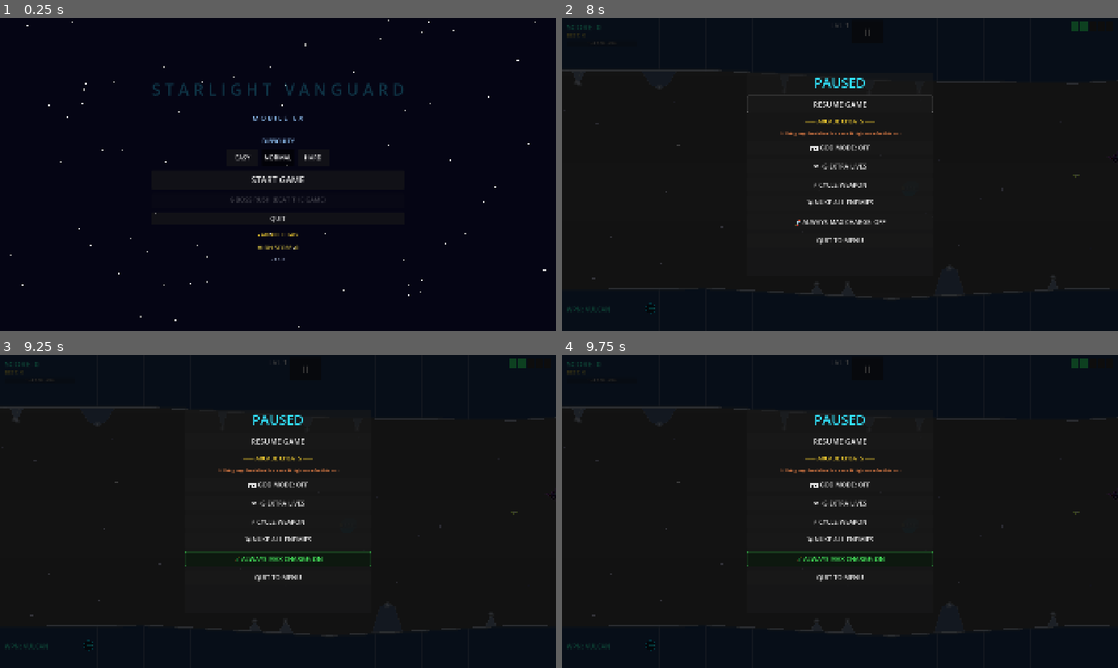
Above: before the commit, frames 1-4 (two rows, left to right).
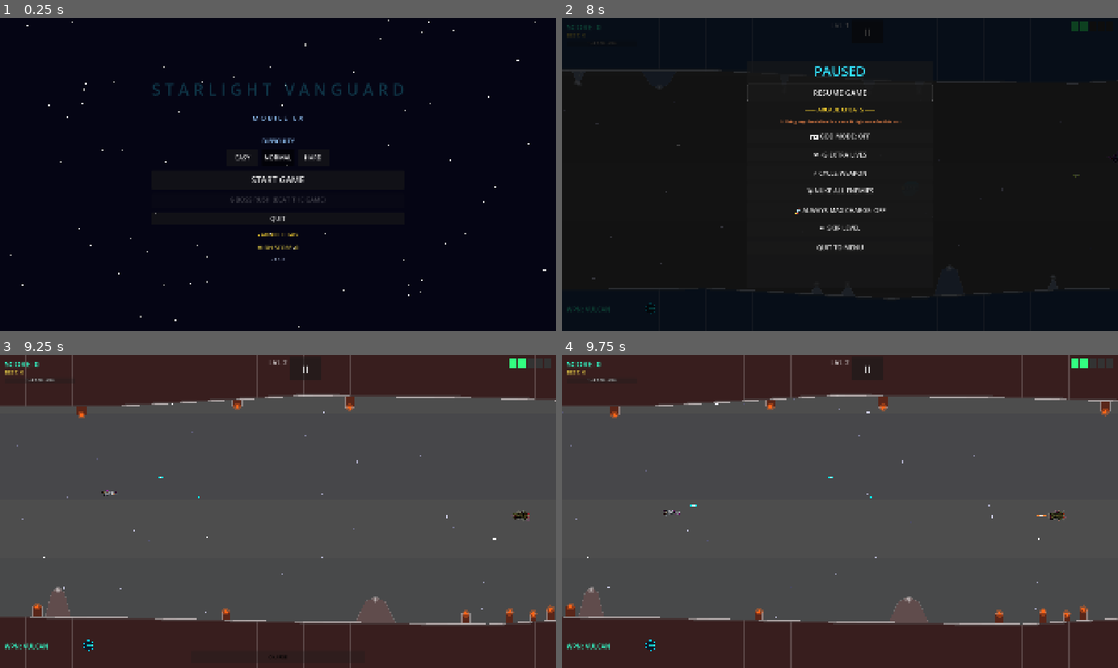
Above: after the commit, the same moments.

Repository: b6-stack/rtype-game
Game: Godot game, scene res://scenes/main_menu/MainMenu.tscn
The game is run twice, just before and just after one commit, with the same random seed, the same clock (stepped at 60 frames per second) and the same inputs.
Inputs (mouse positions are in pixels of both pictures, inside the frame that each line leads up to):
- Up to frame 1 (0.25 s): no input
- Up to frame 2 (8 s): click "EASY" at 0.5 s; click "EASY" at 1.25 s; click "NORMAL" at 2 s; click "NORMAL" at 2.75 s; click "START GAME" at 3.5 s; tap Enter at 4.25 s; move the mouse to (962, 158) at 4.27 s; hold D (move_right) 4.28-5 s; tap Z (charge) at 4.35, 5.85, 7.35 s; click (962, 158) at 4.42 s; drag from (728, 190) to (1079, 187) at 5.02 s; move the mouse to (895, 105) at 5.77 s; hold D (move_right) 5.78-6.5 s; drag from (812, 237) to (945, 187) at 6.52 s; move the mouse to (1006, 221) at 7.27 s; hold A (move_left) from 7.28 s (still down); tap Escape (pause_game) at 7.9 s
- Up to frame 3 (9.25 s): release A (move_left) at 8 s; click (278, 564) at 8 s, where only the run after the commit has a clickable "⏭ SKIP LEVEL"; drag from (111, 464) to (555, 495) at 8.77 s
- Up to frame 4 (9.75 s): move the mouse to (867, 511) at 9.52 s; hold S (move_down) from 9.53 s (still down); tap Z (charge) at 9.6 s; click (867, 511) at 9.67 s

The runs differ from the first frame. In frame 2, 2.5% of the frame differs, in the area x 33-67%, y 15-75%; in frame 3, 99%; in frame 4, 99%, in the area x 0-100%, y 0-100%.

Commit message:
Add a proper main menu theme and a Skip Level pause-menu cheat
Main menu music: the menu was silent (by original design, but never
requested to stay that way). Added a purpose-built theme distinct from
the sparser in-game loop engine — a full 8s Am-F-C-G (i-VI-III-VII)
chord progression with sub-bass drone, driving pulse, 16th-note
arpeggio, a repeating 4-note melodic hook, and light percussion, so it
reads as an actual tune rather than a cycling arpeggio. Wired into
MainMenu._ready() via AudioManager.play_menu_music().

Skip Level: new pause-menu cheat button that calls
GameState.advance_level() directly (after marking cheats used, same
as the other one-shot cheats). Works whether mid-level or mid-boss-
fight since the whole Game scene reloads on level transition anyway.

Co-Authored-By: Claude Sonnet 5 <noreply@anthropic.com>

Diff:
--- a/autoloads/AudioManager.gd
+++ b/autoloads/AudioManager.gd
@@ -28,6 +28,7 @@
 var _level_tracks: Dictionary = {}
 var _boss_music_tracks: Dictionary = {}
 var _victory_music_track: AudioStreamWAV = null
+var _menu_music_track: AudioStreamWAV = null
 var _current_level_music: int = -1
 var _current_boss_music_index: int = -1
 var _is_boss_music: bool = false
@@ -102,6 +103,21 @@
 		_music_player.volume_db = _vol_db(music_volume, music_muted)
 		_music_player.play()
 
+## Main menu theme — a fuller, multi-layered piece (chord progression +
+## arpeggio + a repeating melodic hook + sub-bass + percussion) rather
+## than reusing the sparser in-game loop engine, since it's the game's
+## first impression.
+func play_menu_music() -> void:
+	_current_level_music = -1
+	_is_boss_music = false
+	if music_muted:
+		return
+	var stream: AudioStreamWAV = _get_or_create_menu_theme_track()
+	if stream:
+		_music_player.stream = stream
+		_music_player.volume_db = _vol_db(music_volume, music_muted)
+		_music_player.play()
+
 ## Triumphant looping fanfare for the win screen.
 func play_victory_music() -> void:
 	_current_level_music = -1
@@ -280,6 +296,61 @@
 	)
 	_boss_music_tracks[idx] = track
 	return track
+
+func _get_or_create_menu_theme_track() -> AudioStreamWAV:
+	if _menu_music_track != null:
+		return _menu_music_track
+
+	const RATE: int = 22050
+	const CHORD_DUR: float = 2.0
+	const DURATION: float = CHORD_DUR * 4.0  # full i-VI-III-VII progression, 8s
+	var sample_count: int = int(RATE * DURATION)
+
+	# Am - F - C - G (i - VI - III - VII): a driving, heroic progression —
+	# common in synthwave/anthem game themes, fitting "Starlight Vanguard".
+	var chord_roots: Array[float] = [220.00, 174.61, 261.63, 196.00]
+	var chord_thirds: Array[float] = [1.2, 1.25, 1.25, 1.25]  # minor, major, major, major
+
+	# 4-note hook motif per chord (fifth-third-root-third) — a held,
+	# recognizable melodic line layered over the arpeggio wash rather than
+	# just cycling through chord tones uniformly.
+	var hook_pattern: Array[float] = [1.5, 1.2, 1.0, 1.2]
+	const HOOK_NOTE_DUR: float = 0.5
+
+	_menu_music_track = _create_wav(sample_count, RATE, true, func(_i: int, t: float, _total: float) -> float:
+		var chord_idx: int = int(t / CHORD_DUR) % 4
+		var chord_t: float = fmod(t, CHORD_DUR)
+		var root: float = chord_roots[chord_idx]
+		var third: float = chord_thirds[chord_idx]
+
+		# Sub-bass drone + driving 8th-note pulse for low-end weight/drive.
+		var sub: float = sin(TAU * root * 0.25 * t) * 0.20
+		var pulse_step: int = int(t / 0.25)
+		var pulse_freq: float = root * 0.5 * (1.0 if pulse_step % 2 == 0 else 1.5)
+		var pulse: float = (0.15 if sin(TAU * pulse_freq * t) > 0.0 else -0.15)
+
+		# 16th-note arpeggio through the triad, one octave up, with a
+		# bright octave-up sparkle layer.
+		var arp_ratios: Array = [1.0, third, 1.5, third]
+		var arp_step: int = int(t / 0.125)
+		var arp_freq: float = root * 2.0 * float(arp_ratios[arp_step % arp_ratios.size()])
+		var arp: float = sin(TAU * arp_freq * t) * 0.15
+		arp += sin(TAU * arp_freq * 2.0 * t) * 0.05
+
+		# Melodic hook — slower, held notes so it reads as an actual tune.
+		var hook_idx: int = int(chord_t / HOOK_NOTE_DUR) % hook_pattern.size()
+		var hook_freq: float = root * 2.0 * float(hook_pattern[hook_idx])
+		var hook_local_t: float = fmod(chord_t, HOOK_NOTE_DUR)
+		var hook_env: float = 1.0 - pow(hook_local_t / HOOK_NOTE_DUR, 2.0) * 0.4
+		var hook: float = sin(TAU * hook_freq * t) * 0.22 * hook_env
+
+		# Light rhythmic percussion accent on the beat.
+		var perc_step: float = fmod(t, 0.25)
+		var perc: float = (randf_range(-0.10, 0.10) if perc_step < 0.015 else 0.0)
+
+		return clampf(sub + pulse + arp + hook + perc, -0.9, 0.9)
+	)
+	return _menu_music_track
 
 func _get_or_create_victory_track() -> AudioStreamWAV:
 	if _victory_music_track != null:
--- a/autoloads/GameState.gd
+++ b/autoloads/GameState.gd
@@ -8,7 +8,7 @@
 
 ## Bump this alongside export_presets.cfg's version/name on every release
 ## so the main menu version label reflects what's actually installed.
-const APP_VERSION := "1.8.0"
+const APP_VERSION := "1.9.0"
 
 signal score_changed(new_score: int)
 signal lives_changed(new_lives: int)
--- a/scenes/game/pause_menu/PauseMenu.gd
+++ b/scenes/game/pause_menu/PauseMenu.gd
@@ -9,6 +9,7 @@
 @onready var _cycle_weapon_btn: Button = $Overlay/Panel/VBox/CheatCycleWeaponBtn
 @onready var _nuke_btn: Button = $Overlay/Panel/VBox/CheatNukeBtn
 @onready var _max_charge_btn: Button = $Overlay/Panel/VBox/CheatMaxChargeBtn
+@onready var _skip_level_btn: Button = $Overlay/Panel/VBox/CheatSkipLevelBtn
 
 signal resume_requested
 signal quit_requested
@@ -24,6 +25,7 @@
 	_cycle_weapon_btn.pressed.connect(_on_cheat_cycle_weapon)
 	_nuke_btn.pressed.connect(_on_cheat_nuke)
 	_max_charge_btn.pressed.connect(_on_cheat_max_charge)
+	_skip_level_btn.pressed.connect(_on_cheat_skip_level)
 
 	visible = false
 	_update_cheat_btn_texts()
@@ -86,6 +88,11 @@
 	if GameState.always_max_charge_enabled:
 		AudioManager.play_full_charge_ready_sfx()
 
+func _on_cheat_skip_level() -> void:
+	GameState.mark_cheats_used()
+	hide_menu()
+	GameState.advance_level()
+
 func _update_cheat_btn_texts() -> void:
 	if _god_mode_btn:
 		if GameState.god_mode_enabled:
--- a/scenes/game/pause_menu/PauseMenu.tscn
+++ b/scenes/game/pause_menu/PauseMenu.tscn
@@ -24,8 +24,8 @@
 anchor_bottom = 0.5
 offset_left = -320.0
 offset_right = 320.0
-offset_top = -350.0
-offset_bottom = 350.0
+offset_top = -390.0
+offset_bottom = 390.0
 
 [node name="VBox" type="VBoxContainer" parent="Overlay/Panel"]
 process_mode = 3
@@ -96,6 +96,13 @@
 custom_minimum_size = Vector2(340, 48)
 theme_override_font_sizes/font_size = 22
 
+[node name="CheatSkipLevelBtn" type="Button" parent="Overlay/Panel/VBox"]
+process_mode = 3
+layout_mode = 2
+text = "⏭ SKIP LEVEL"
+custom_minimum_size = Vector2(340, 48)
+theme_override_font_sizes/font_size = 22
+
 [node name="QuitButton" type="Button" parent="Overlay/Panel/VBox"]
 process_mode = 3
 layout_mode = 2
--- a/scenes/main_menu/MainMenu.gd
+++ b/scenes/main_menu/MainMenu.gd
@@ -27,6 +27,7 @@
 var _version_hold_elapsed: float = 0.0
 
 func _ready() -> void:
+	AudioManager.play_menu_music()
 	_start_btn.pressed.connect(_on_start_pressed)
 	_boss_rush_btn.pressed.connect(_on_boss_rush_pressed)
 	_quit_btn.pressed.connect(_on_quit_pressed)
Not shown, changed: export_presets.cfg
